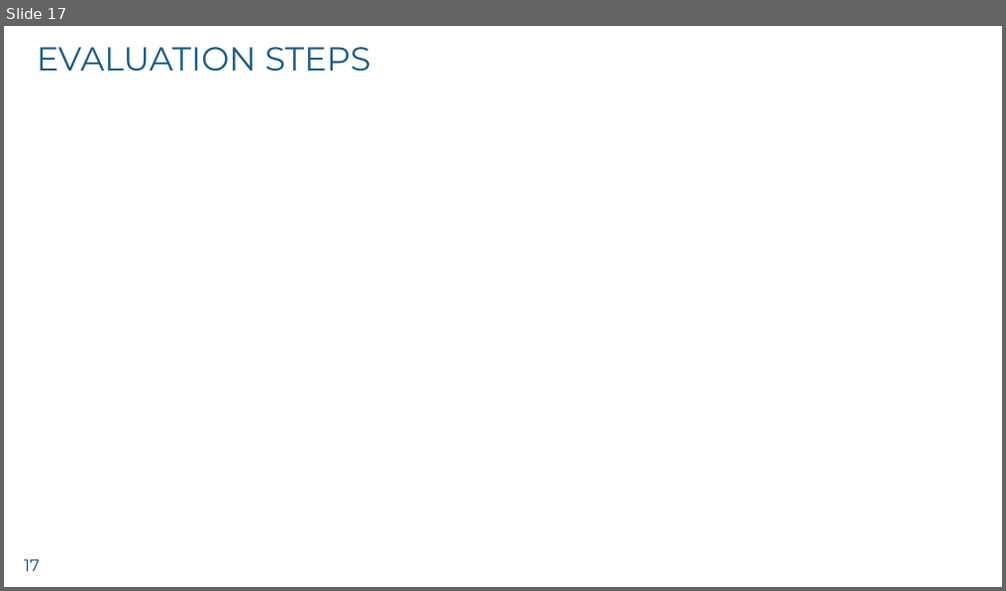
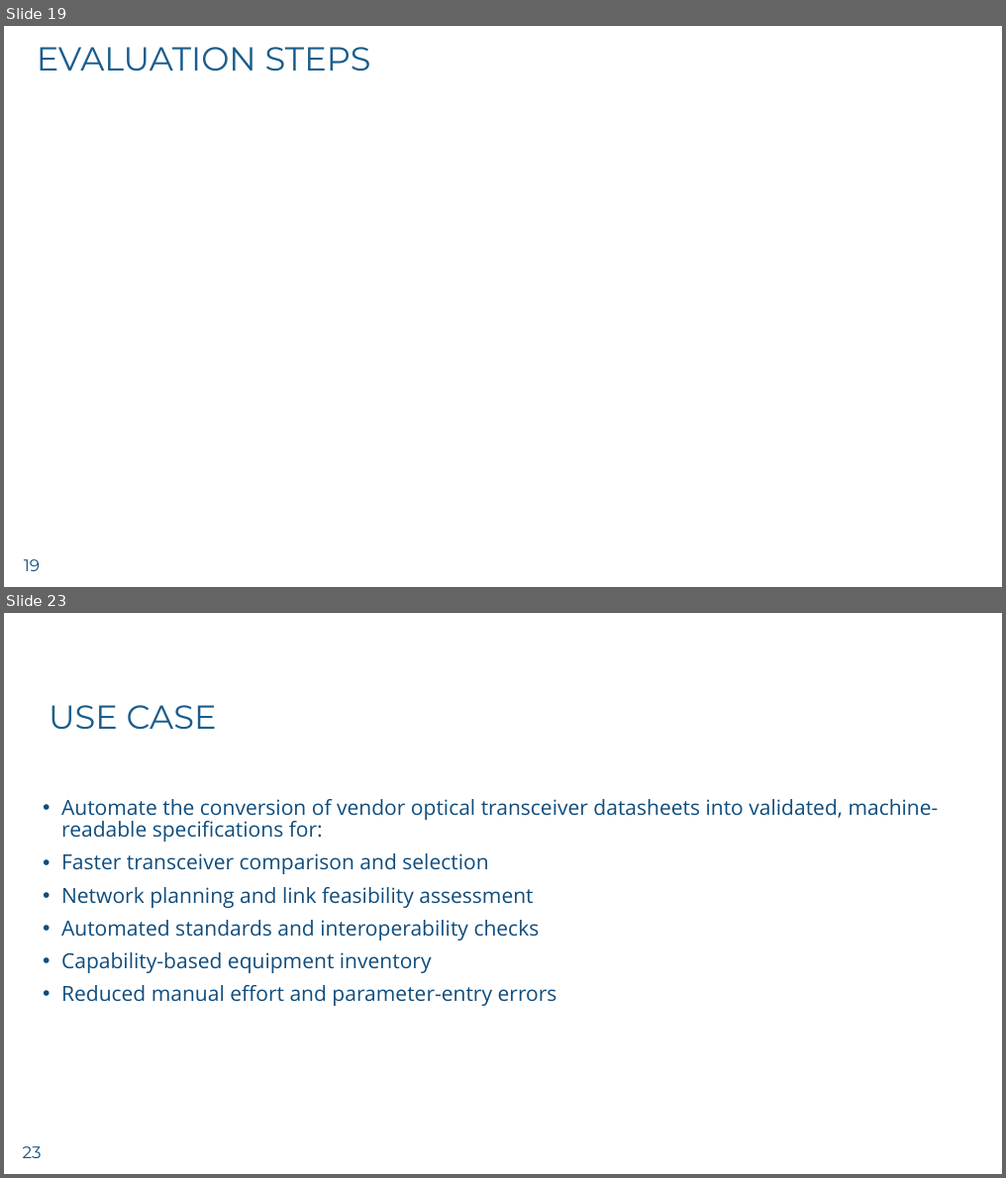
Before and after one commit to imranchy/nof-26-multi-agentic-demo, a slide deck: Imran_NoF_26.pptx. Shown one above the other, each under a label of ours: slide 17 before the commit, slides 19 and 23 after it; the slides between them are not shown. The pictures are 1006x591 and 1006x1178 pixels, drawn with LibreOffice and Linux fonts; fonts in the diff are those of the drawing; grey boxes stand for pictures; background and template pictures are left out. Boxes give left, top, right and bottom in pixels: in the first picture for what was removed or moved away, otherwise in the second. Text is boxed around its words. In the diff, an @@ line names an element or a change of style, - is before the commit and + after.

```diff
--- a/Imran_NoF_26.pptx
+++ b/Imran_NoF_26.pptx
@@ slide 23 added at <box>4,613,1002,1174</box>, background #FFFFFF; not listed: 1 template element that a slide beside it also shows @@
@@ title added at <box>49,705,217,730</box>, 32 pt, text #1A5D8C @@
+USE CASE
@@ text added at <box>61,799,939,1006</box>, 20 pt, text #0F4D7D @@
+• Automate the conversion of vendor optical transceiver datasheets into validated, machine-readable specifications for:
+• Faster transceiver comparison and selection
+• Network planning and link feasibility assessment
+• Automated standards and interoperability checks
+• Capability-based equipment inventory
+• Reduced manual effort and parameter-entry errors
@@ what was slide 17 is now slide 19 @@
@@ page number at <box>24,560,40,571</box>: text changed @@
-17
+19
```
Also in this commit, not shown: 2 slides changed, 6 other slides added, 14 other files.
